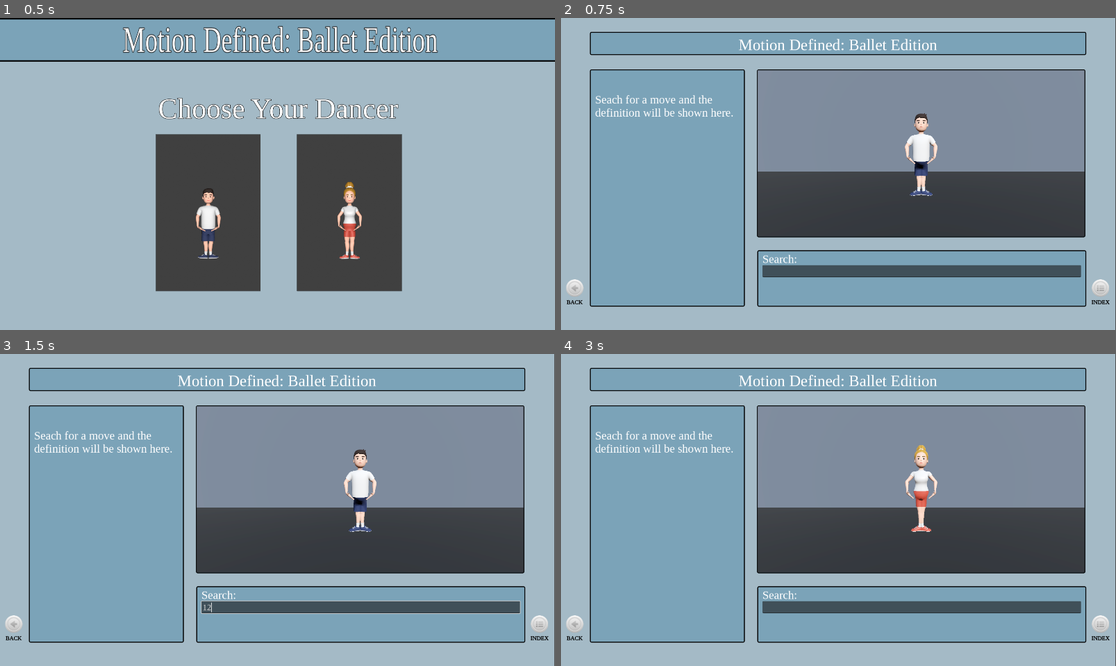
Above: before the commit, frames 1-4 (two rows, left to right).
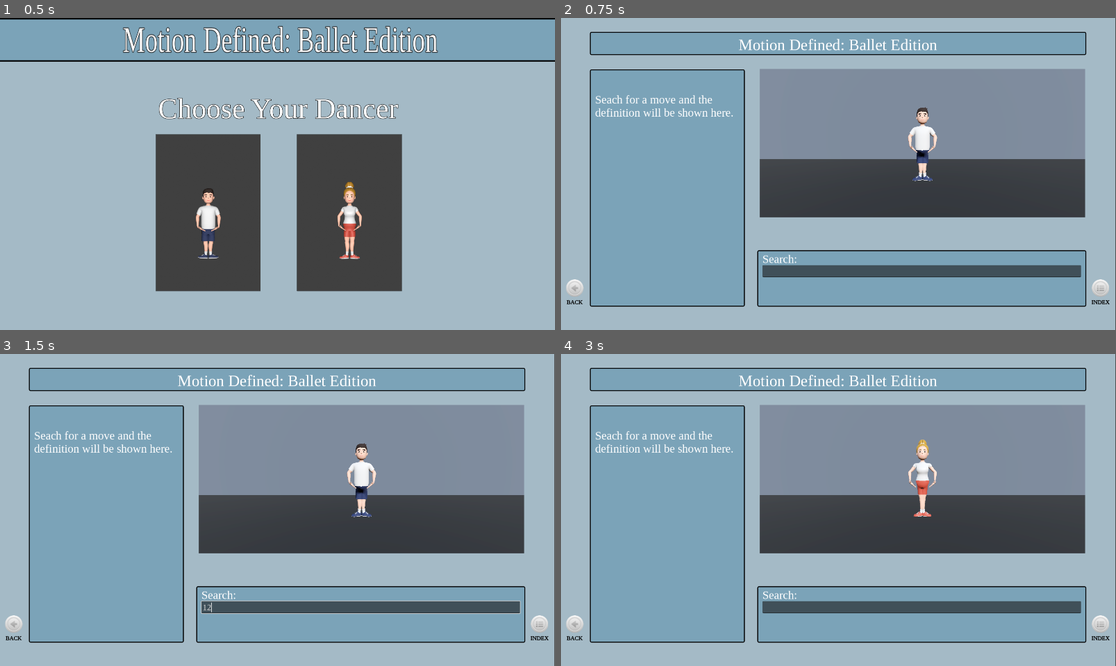
Above: after the commit, the same moments.

Repository: Makarose/Motion-Defined-Ballet-Edition
Game: Godot game, scene res://Scenes/title_page.tscn
Two runs of this game, one before a commit and one after it. Both use one fixed random seed, a clock stepped at 60 frames per second and the inputs below.
Inputs (mouse positions are in pixels of both pictures, inside the frame that each line leads up to):
- Up to frame 1 (0.5 s): no input
- Up to frame 2 (0.75 s): click (771, 211) at 0.5 s
- Up to frame 3 (1.5 s): click (360, 606) at 1.27 s; type "12" at 1.35 s
- Up to frame 4 (3 s): click (572, 625) at 2 s; click (910, 547) at 2.75 s

Frame 1 is identical in both runs. In frame 2, 7.6% of the frame differs, in the area x 35-95%, y 16-71%; in frame 3, 7.6%; in frame 4, 7.5%.

Commit message:
Resized font for index search. Working on toggling full screen.

Diff:
--- a/Scenes/index.tscn
+++ b/Scenes/index.tscn
@@ -119,16 +119,22 @@
 layout_mode = 0
 offset_left = 105.0
 offset_top = 268.0
-offset_right = 169.0
-offset_bottom = 308.0
+offset_right = 1825.0
+offset_bottom = 922.0
+theme = ExtResource("1_vndco")
+theme_override_constants/separation = 0
 
 [node name="LineEdit" type="LineEdit" parent="VBoxContainer"]
-custom_minimum_size = Vector2(0, 40)
+custom_minimum_size = Vector2(0, 50)
 layout_mode = 2
+theme = ExtResource("1_vndco")
+theme_override_font_sizes/font_size = 20
 
 [node name="ItemList" type="ItemList" parent="VBoxContainer"]
-custom_minimum_size = Vector2(0, 600)
+custom_minimum_size = Vector2(0, 550)
 layout_mode = 2
+theme = ExtResource("1_vndco")
+theme_override_font_sizes/font_size = 40
 
 [connection signal="pressed" from="Back/MarginContainer/BackButton" to="." method="_on_back_button_pressed"]
 [connection signal="pressed" from="Home/MarginContainer/HomeButton" to="." method="_on_home_button_pressed"]
--- a/Scenes/main_scene.tscn
+++ b/Scenes/main_scene.tscn
@@ -1,11 +1,7 @@
-[gd_scene load_steps=5 format=3 uid="uid://dyr2srv21e1ql"]
+[gd_scene load_steps=3 format=3 uid="uid://dyr2srv21e1ql"]
 
 [ext_resource type="PackedScene" uid="uid://crbl3op3bapp6" path="res://Scenes/ui_scene.tscn" id="1_fnjpc"]
-[ext_resource type="Theme" uid="uid://bwkglkrll8mi0" path="res://ballet_theme.tres" id="2_j3esb"]
 [ext_resource type="PackedScene" uid="uid://c0opmlqorul1c" path="res://Scenes/background.tscn" id="3_h6s4l"]
-
-[sub_resource type="ViewportTexture" id="ViewportTexture_23plj"]
-viewport_path = NodePath("DancerViewport")
 
 [node name="MainScene" type="Node2D"]
 position = Vector2(-2, 0)
@@ -14,29 +10,24 @@
 
 [node name="UI" parent="." instance=ExtResource("1_fnjpc")]
 
-[node name="PanelContainer" type="PanelContainer" parent="UI"]
-show_behind_parent = true
-layout_mode = 0
-offset_left = 680.0
-offset_top = 178.0
-offset_right = 1816.0
-offset_bottom = 753.0
-theme = ExtResource("2_j3esb")
+[node name="SubViewportContainer" type="SubViewportContainer" parent="."]
+custom_minimum_size = Vector2(512, 512)
+anchors_preset = 15
+anchor_right = 1.0
+anchor_bottom = 1.0
+offset_left = 690.0
+offset_top = 177.0
+offset_right = 1815.0
+offset_bottom = 689.0
+grow_horizontal = 2
+grow_vertical = 2
 
-[node name="TextureRect" type="TextureRect" parent="UI/PanelContainer"]
-custom_minimum_size = Vector2(1130, 575)
-layout_mode = 2
-size_flags_horizontal = 4
-size_flags_vertical = 4
-theme = ExtResource("2_j3esb")
-texture = SubResource("ViewportTexture_23plj")
-stretch_mode = 5
-
-[node name="DancerViewport" type="SubViewport" parent="."]
+[node name="DancerViewport" type="SubViewport" parent="SubViewportContainer"]
 transparent_bg = true
-size = Vector2i(1130, 575)
+handle_input_locally = false
+size = Vector2i(1125, 512)
 render_target_update_mode = 4
 
-[node name="Background" parent="DancerViewport" instance=ExtResource("3_h6s4l")]
+[node name="Background" parent="SubViewportContainer/DancerViewport" instance=ExtResource("3_h6s4l")]
 
-[node name="CharacterSlot" type="Node3D" parent="DancerViewport"]
+[node name="CharacterSlot" type="Node3D" parent="SubViewportContainer/DancerViewport"]
--- a/Scripts/ui_scene.gd
+++ b/Scripts/ui_scene.gd
@@ -4,8 +4,8 @@
 @onready var item_list = $CanvasLayer/Search/MarginContainerText/VBoxContainer/ItemList
 @onready var definition_label: RichTextLabel = $CanvasLayer/Definitions/MarginContainerTextMain/VBoxContainer/MarginContainerText/DefinitionLabel
 @onready var title_label: RichTextLabel = $CanvasLayer/Definitions/MarginContainerTextMain/VBoxContainer/MarginContainerTitle/TitleLabel
-@onready var dancer_viewport: SubViewport = $"../DancerViewport"
-
+@onready var dancer_viewport: SubViewport = $"../SubViewportContainer/DancerViewport"
+@onready var sub_viewport_container: SubViewportContainer = $"../SubViewportContainer"
 
 #----------------------------------
 # Resources
@@ -16,7 +16,9 @@
 var clear_timer: Timer
 var current_dancer: Node = null
 var pending_animation: String = ""
-
+var normal_size: Vector2
+var normal_pos: Vector2
+var is_fullscreen := false
 
 #----------------------------------
 # Setup
@@ -35,7 +37,7 @@
 	# Initially hide ItemList until typing starts
 	item_list.visible = false
 
-# Create and configure the timer
+	# Create and configure the timer
 	clear_timer = Timer.new()
 	clear_timer.one_shot = true
 	clear_timer.wait_time = 0.8  # show selection for 0.8 seconds
@@ -54,6 +56,23 @@
 		_select_term(GameManager.selected_term)
 		GameManager.selected_term = ""
 
+	# Store initial size and position of viewport
+	normal_size = sub_viewport_container.size
+	normal_pos = sub_viewport_container.position
+
+	 # Save initial panel size/position
+	normal_size = sub_viewport_container.size
+	normal_pos = sub_viewport_container.position
+
+	# Ensure viewport matches container initially
+	_update_viewport_size()
+
+	# Auto-update viewport when container is resized
+	sub_viewport_container.resized.connect(Callable(self, "_update_viewport_size"))
+
+func _update_viewport_size() -> void:
+	dancer_viewport.size = sub_viewport_container.size
+	dancer_viewport.render_target_update_mode = SubViewport.UPDATE_ALWAYS
 
 
 #----------------------------------------
@@ -280,6 +299,43 @@
 	return strip_accents(text).to_lower()
 
 
+# -----------------------------------------
+# Fullscreen / Viewport Resizing
+# -----------------------------------------
+func go_fullscreen():
+	normal_size = sub_viewport_container.size
+	normal_pos = sub_viewport_container.position
+	sub_viewport_container.position = Vector2.ZERO
+	sub_viewport_container.size = get_viewport().get_visible_rect().size
+	is_fullscreen = true
+
+func exit_fullscreen():
+	sub_viewport_container.position = normal_pos
+	sub_viewport_container.size = normal_size
+	is_fullscreen = false
+
+func toggle_fullscreen() -> void:
+	if is_fullscreen:
+		# Restore panel size/position
+		sub_viewport_container.size = normal_size
+		sub_viewport_container.position = normal_pos
+	else:
+		# Save current size/position
+		normal_size = sub_viewport_container.size
+		normal_pos = sub_viewport_container.position
+		# Expand to fullscreen
+		sub_viewport_container.size = get_viewport().get_visible_rect().size
+		sub_viewport_container.position = Vector2.ZERO
+
+	# Keep viewport in sync
+	_update_viewport_size()
+	is_fullscreen = !is_fullscreen
+
+func _unhandled_input(event: InputEvent) -> void:
+	if event is InputEventKey and event.pressed and event.keycode == KEY_F:
+		toggle_fullscreen()
+
+
 # ------------------------------------------
 # Scene Navigation
 # -----------------------------------------
